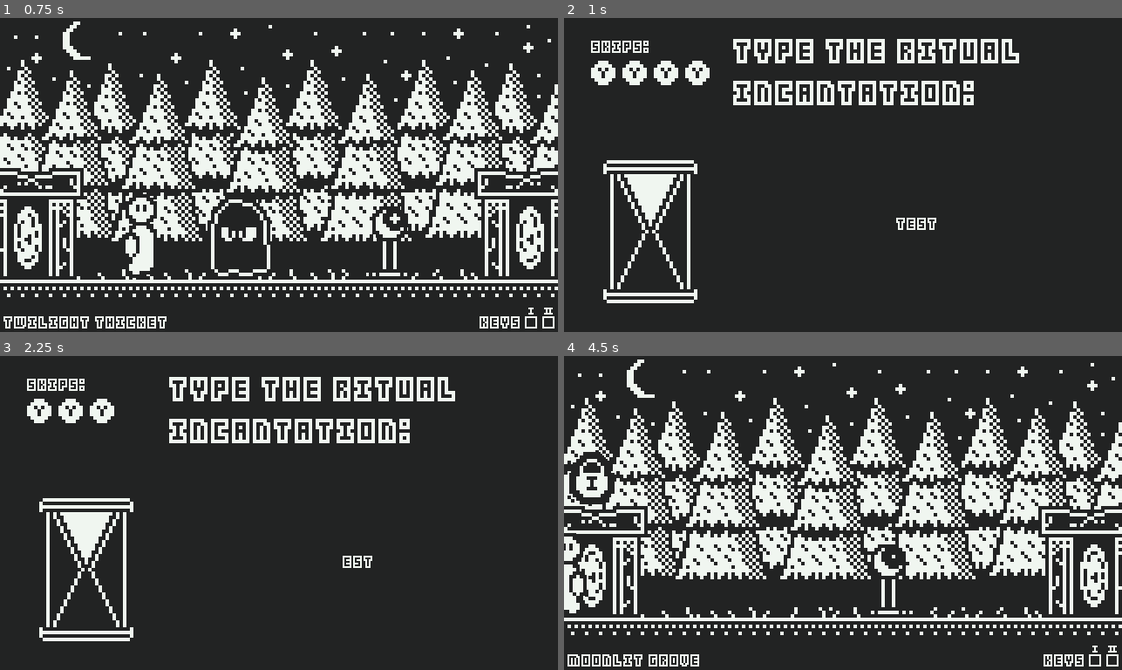
Above: before the commit, frames 1-4 (two rows, left to right).
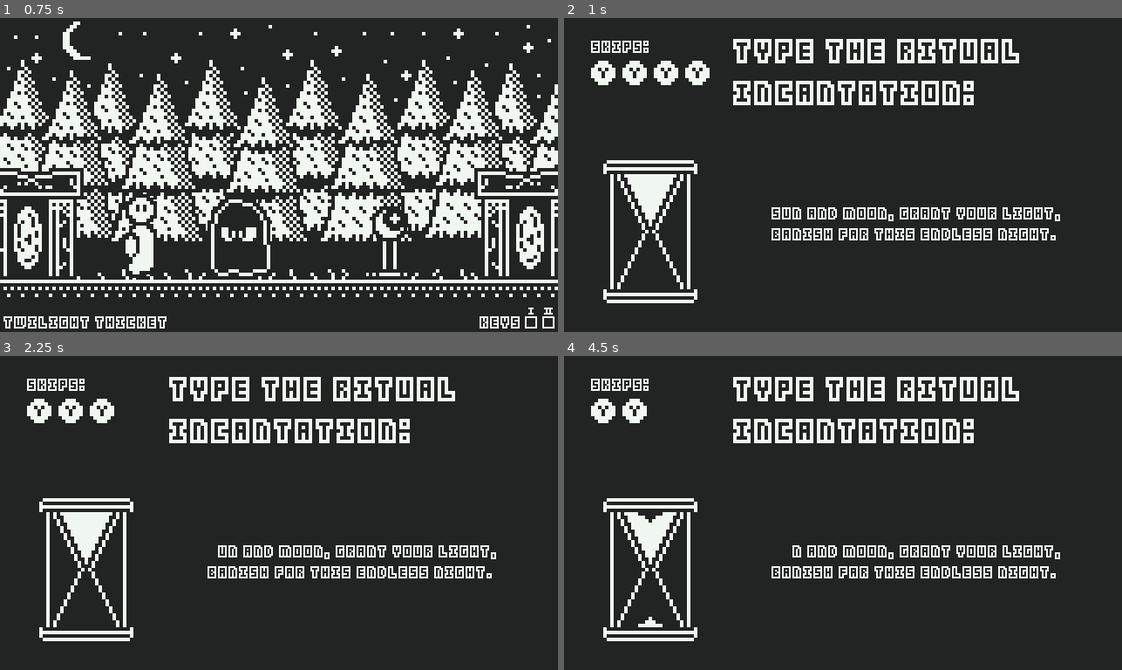
Above: after the commit, the same moments.

Repository: SolarLabyrinth/Lunariel
Game: Godot game, scene res://Scenes/Levels/Level3.tscn
Two runs of this game, one before a commit and one after it. Both use one fixed random seed, a clock stepped at 60 frames per second and the inputs below. This scene is started directly instead of the project's main scene.
Inputs (mouse positions are in pixels of both pictures, inside the frame that each line leads up to):
- Up to frame 1 (0.75 s): tap Enter (ui_accept) at 0.5 s; move the mouse to (401, 159) at 0.52 s; hold Right (ui_right) from 0.53 s (still down); tap E (sl_interact) at 0.6 s
- Up to frame 2 (1 s): keep holding Right (ui_right); tap Enter (ui_accept) at 0.77 s
- Up to frame 3 (2.25 s): tap Enter (ui_accept) at 1.25, 1.52, 2 s; move the mouse to (167, 528) at 1.27 s; release Right (ui_right) at 1.28 s; hold Left (ui_left) 1.28-2.03 s; click (167, 528) at 1.35 s; move the mouse to (334, 443) at 2.02 s; hold Right (ui_right) from 2.03 s (still down); tap E (sl_interact) at 2.1 s
- Up to frame 4 (4.5 s): move the mouse to (815, 575) at 2.77 s; click (815, 575) at 2.85 s; tap Enter (ui_accept) at 3.02, 3.77 s; move the mouse to (1010, 560) at 3.52 s; release Right (ui_right) at 3.53 s; hold Left (ui_left) from 3.53 s (still down); tap E (sl_interact) at 3.6 s; move the mouse to (675, 465) at 4.27 s; click (675, 465) at 4.35 s

Frame 1 is identical in both runs. In frame 2, 2.1% of the frame differs, in the area x 37-89%, y 60-71%; in frame 3, 2.0%; in frame 4, 35%, in the area x 0-100%, y 1-99%.

Commit message:
moar

Diff:
--- a/Globals/SceneManager.tscn
+++ b/Globals/SceneManager.tscn
@@ -17,6 +17,7 @@
 [node name="KeyPickup" type="AudioStreamPlayer" parent="."]
 unique_name_in_owner = true
 stream = ExtResource("3_fx2sx")
+volume_db = -10.0
 pitch_scale = 0.5
 
 [node name="Click" type="AudioStreamPlayer" parent="."]
--- a/Scenes/Levels/Level2.tscn
+++ b/Scenes/Levels/Level2.tscn
@@ -27,8 +27,8 @@
 position = Vector2(276, 252)
 enemy_id = 1
 wpm = 50
-text = "By ancient light and purest flame,
-From shadow's grasp, I reclaim."
+text = "By stars above and earth below,
+Banish the dark, let light show."
 
 [node name="Door3" parent="." instance=ExtResource("2_dpmdo")]
 position = Vector2(608, 236)
--- a/Scenes/Levels/Level3.tscn
+++ b/Scenes/Levels/Level3.tscn
@@ -22,8 +22,8 @@
 position = Vector2(276, 252)
 enemy_id = 2
 wpm = 55
-text = "Spirits of earth, air, water, and fire,
-Cleanse this place, lift the dire."
+text = "Sun and moon, grant your light,
+Banish far this endless night."
 
 [node name="Grace" parent="." instance=ExtResource("4_rp4xi")]
 position = Vector2(447, 270)
--- a/Scenes/Levels/Level4.tscn
+++ b/Scenes/Levels/Level4.tscn
@@ -22,10 +22,10 @@
 position = Vector2(350, 252)
 size = 1
 enemy_id = 3
-text = "By ancient light and purest flame,
-From shadow's grasp, I reclaim.
-Spirits of earth, air, water, and fire,
-Cleanse this place, lift the dire."
+text = "Under starlight, pure and bright,
+Heal this place, end the blight.
+Spirits ancient, heed my plea,
+Cleanse this forest, set it free."
 
 [node name="Key" parent="." instance=ExtResource("5_rrmxv")]
 position = Vector2(584, 268)
--- a/Scenes/Levels/Level6.tscn
+++ b/Scenes/Levels/Level6.tscn
@@ -18,10 +18,10 @@
 facing = 1
 enemy_id = 5
 wpm = 80
-text = "From roots to leaves, night shall flee,
-Restore this forest, blessed be.
-Darkness gone, light’s embrace,
-Peace and life, now take their place."
+text = "By stars above and earth below,
+Banish the dark, let light show.
+Darkness gone, life’s rebirth,
+Forest whole, bless this earth."
 
 [node name="Door2" parent="." instance=ExtResource("3_exe67")]
 position = Vector2(608, 236)
--- a/Scenes/Levels/Level7.tscn
+++ b/Scenes/Levels/Level7.tscn
@@ -21,8 +21,8 @@
 [node name="Enemy" parent="." instance=ExtResource("3_b7q7x")]
 position = Vector2(278, 252)
 enemy_id = 6
-text = "Darkness gone, light’s embrace,
-Peace and life, now take their place."
+text = "Spirits ancient, heed my plea,
+Cleanse this forest, set it free."
 
 [node name="Grace" parent="." instance=ExtResource("4_0q1b7")]
 position = Vector2(447, 270)
--- a/Scenes/Levels/Level8.tscn
+++ b/Scenes/Levels/Level8.tscn
@@ -22,14 +22,14 @@
 size = 2
 enemy_id = 7
 wpm = 100
-text = "By ancient light and purest flame,
-From shadow's grasp, I reclaim.
-Spirits of earth, air, water, and fire,
-Cleanse this place, lift the dire.
-From roots to leaves, night shall flee,
-Restore this forest, blessed be.
-Darkness gone, light’s embrace,
-Peace and life, now take their place."
+text = "Sun and moon, grant your light,
+Banish far this endless night.
+Under starlight, pure and bright,
+Heal this place, end the blight.
+Darkness gone, life’s rebirth,
+Forest whole, bless this earth.
+And so the grove here is healed,
+All corruption now is sealed."
 
 [node name="Player" parent="." instance=ExtResource("4_gx8dn")]
 position = Vector2(122, 252)
--- a/Scenes/typing_test_2.gd
+++ b/Scenes/typing_test_2.gd
@@ -11,7 +11,8 @@
 
 var wpm := world_stats.current_wpm
 var xp_value := world_stats.current_xp
-var test_text := "test" #world_stats.current_text
+# var test_text := "test"
+var test_text := world_stats.current_text
 
 var running := false
 var already_typed := ""
